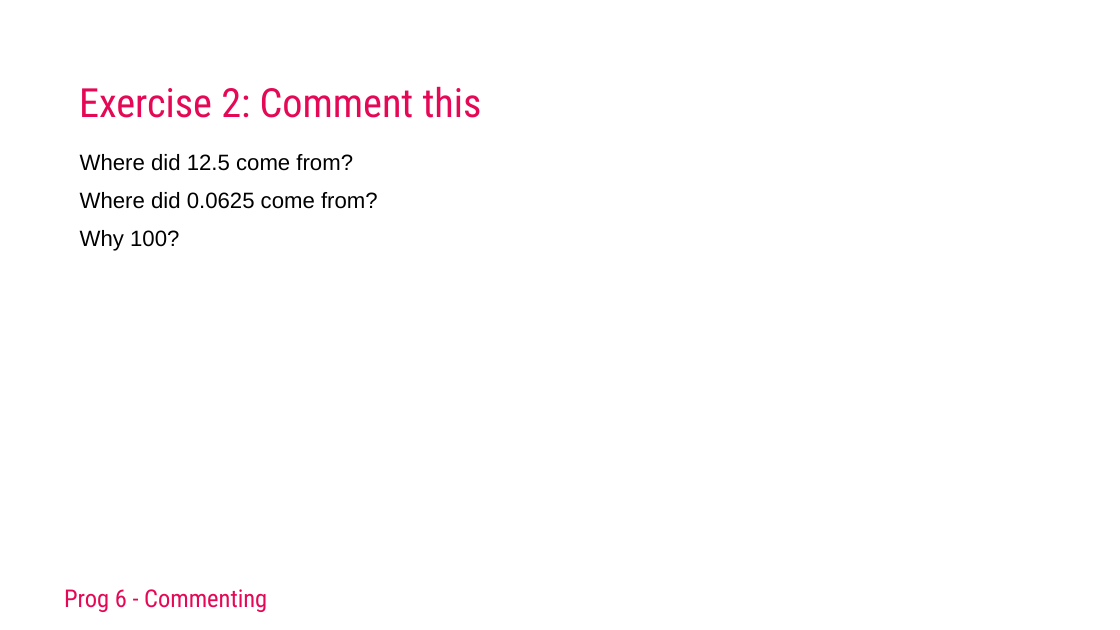
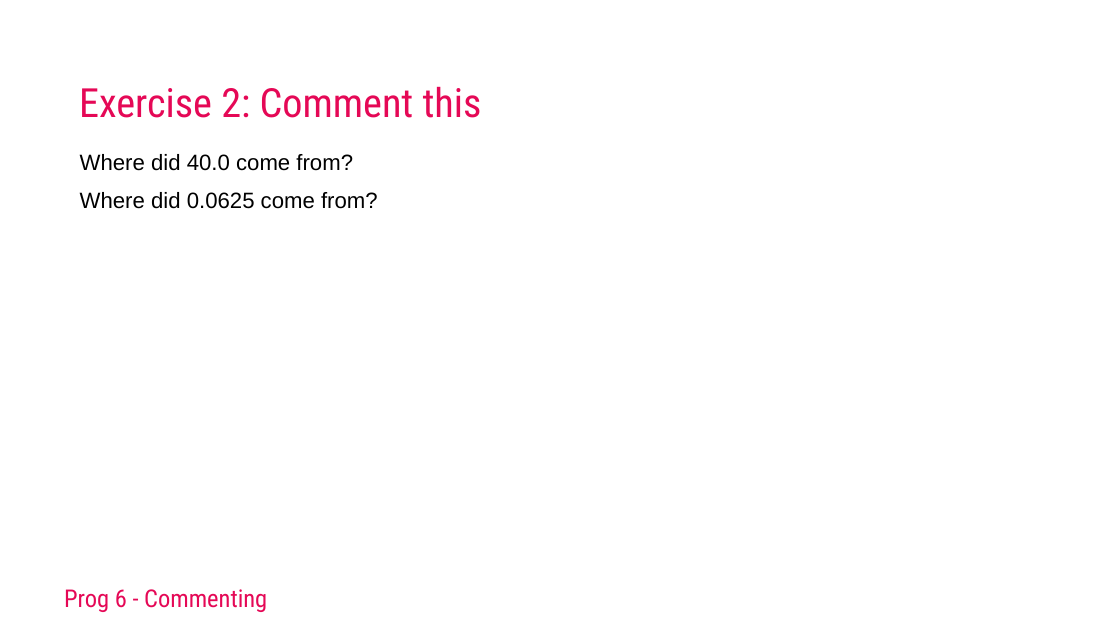
Before and after one commit to AEAEmbedded/ESE_PROG, a slide deck: slide 49 of Workshops/Commenting/Keynotes/Workshop Commenting 2025.pptx (slide 50 before the commit). Drawn at 1120x630 pixels with LibreOffice and Linux fonts; fonts in the diff are those of the drawing; background and template pictures are left out. Boxes give left, top, right and bottom in pixels: in the first picture for what was removed or moved away, otherwise in the second. Text is boxed around its words. In the diff, an @@ line names an element or a change of style, - is before the commit and + after.

```diff
--- a/Workshops/Commenting/Keynotes/Workshop Commenting 2025.pptx
+++ b/Workshops/Commenting/Keynotes/Workshop Commenting 2025.pptx
@@ text at (80,154,353,171): text changed @@
-Where did 12.5 come from?
+Where did 40.0 come from?
@@ text at (80,230,179,251): paragraph removed @@
-Why 100?
```
Also in this commit, not shown: 2 other slides changed, 1 slide removed, 9 other files.
